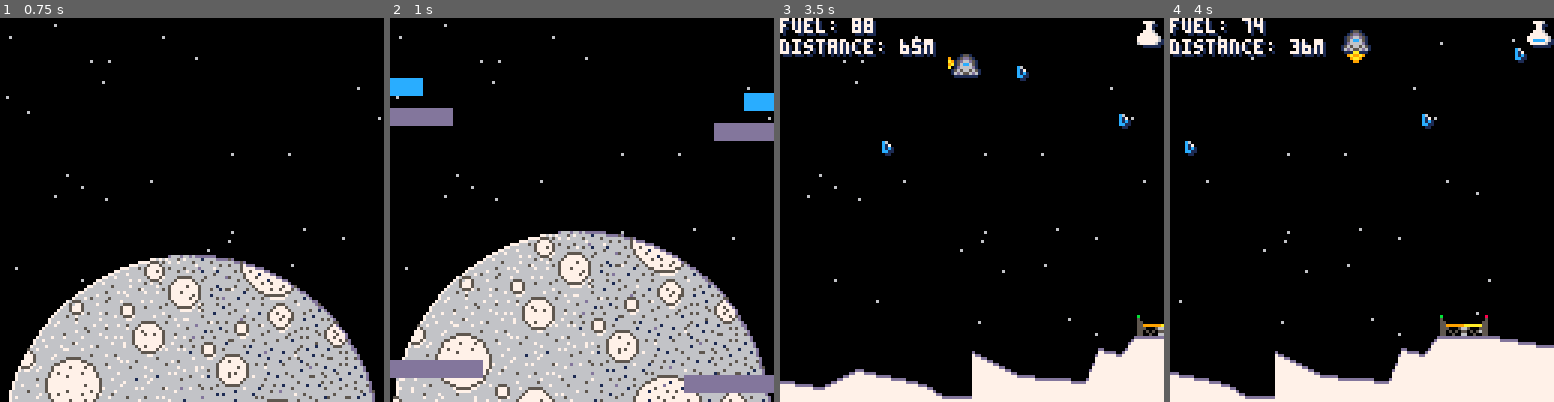
Above: before the commit, frames 1-4 (left to right).
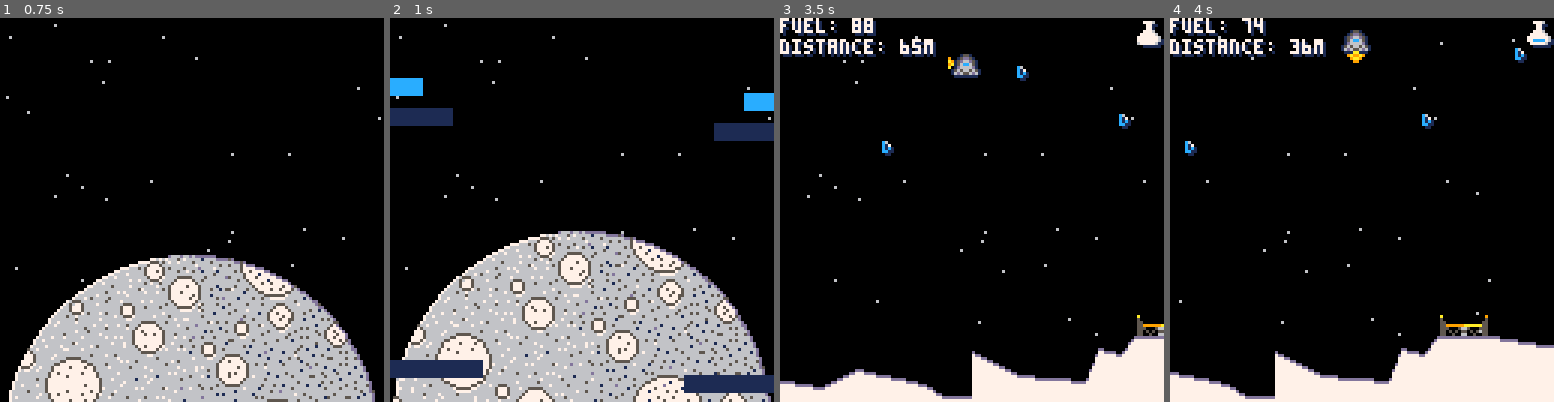
Above: after the commit, the same moments.

Repository: lewsid/moon-missions
Game: PICO-8 cartridge munlander.p8
The game is run twice, just before and just after one commit, with the same random seed, the same clock (stepped at 60 frames per second) and the same inputs.
Inputs:
- Up to frame 1 (0.75 s): no input
- Up to frame 2 (1 s): no input
- Up to frame 3 (3.5 s): tap X (X key) at 1.07, 2.07, 2.4, 2.73, 3.07, 3.4 s; hold Left 1.97-2.37 s; hold Right from 2.87 s (still down)
- Up to frame 4 (4 s): release Right at 3.53 s; hold Up from 3.58 s (still down); tap X (X key) at 3.73 s

Frame 1 is identical in both runs. In frame 2, 3.7% of the frame differs, in the area x 0-100%, y 23-98%; in frame 3, less than 0.1%; in frame 4, less than 0.1%.

Commit message:
code cleanup/doc

Diff:
--- a/munlander.p8
+++ b/munlander.p8
@@ -1,10 +1,10 @@
 pico-8 cartridge // http://www.pico-8.com
 version 27
 __lua__
--- mun lander alpha.0.81
+-- mun lander alpha.0.82
 -- by lewsidboi, 2020
 
-version="a.0.81"
+version="a.0.82"
 
 --game parameters
 start_fuel=100
@@ -14,7 +14,7 @@
 start_x=58
 start_y=10
 last_edge=0
-game="intro"
+game_state="intro"
 level=1
 collected=0
 max_x=5000
@@ -33,7 +33,7 @@
 pickups={}
 intro={moon_y=100}
 flag={sprite=2,drop_sprite=7}
-banner={intro=12,subhead=13,start,good=11,bad=8,left=0,right=128}
+banner={intro=12,subhead=1,start,good=11,bad=8,left=0,right=128}
 
 function _init()
 	init_levels()
@@ -45,14 +45,14 @@
 	--stars forever
 	foreach(stars, draw_star)
 
-	if(game!="intro") then
+	if(game_state!="intro") then
 	 draw_ship()
 		draw_pad()
 		draw_ground()
 		draw_pickups()
 	end
 
-	draw_ui()
+	draw_start()
 end
 
 function _update()
@@ -62,16 +62,16 @@
 
 	init_stars()
 
-	if(game=="intro") then
+	if(game_state=="intro") then
 		if(btn(❎)) then
-			game="levelintro"
+			game_state="levelintro"
 			init_ship(start_x,start_y,0,.2)
 			init_pad()
 			init_ground()
 			init_pickups()
 			collected=0
 		end
-	elseif(game=="started") then
+	elseif(game_state=="started") then
 		if(ship.on_screen) then
 			init_ground()
 		end
@@ -84,6 +84,7 @@
 -->8
 --inits
 
+--level config
 function init_levels()
 	levels[1]=
 	{
@@ -101,6 +102,7 @@
 	}
 end
 
+--set up the landing pad
 function init_pad()
 	pad=
 	{
@@ -113,6 +115,7 @@
 	}
 end
 
+--generate pickups for our level
 function init_pickups()
 	if(levels[level].pickups>0) then
 		--set the base x position
@@ -135,7 +138,10 @@
 	end
 end
 
+--set up our ship with some
+--basic settings
 function init_ship()
+
 	--up_sprite: 3 = off, 4 = on, 5 = on-alt
 	--left_sprite: 19 = off, 20 = on, 21 = on-alt
 	--right_sprite: 19 = off, 22 = on, 23 = on-alt
@@ -162,6 +168,7 @@
 	return ship
 end
 
+--procedurally generate terrain
 function init_ground()
 	distance=128
 	distance+=cam.x+128
@@ -175,18 +182,19 @@
 		end
 
 		--check for the pad
+		--and draw around it
 		if(new_edge>=pad.x and
-		 new_edge<=pad.x+levels[level].jag_rate) then
-	 	new_edge=pad.x
-	 	new_top=pad.y+pad.height
-	 	add(ground_lines,{x=pad.x-1,
+			new_edge<=pad.x+levels[level].jag_rate) then
+	 		new_edge=pad.x
+	 		new_top=pad.y+pad.height
+	 		add(ground_lines,{x=pad.x-1,
 				y=new_top })
 			add(ground_lines,
 				{x=pad.x+pad.width,
 				y=new_top })
 			last_edge=pad.x+pad.height
-	 else
-	 	--go nuts
+	 	else
+	 		--go nuts
 			add(ground_lines,{x=new_edge,
 				y=new_top })
 			last_edge=new_edge
@@ -194,6 +202,8 @@
 	end
 end
 
+--initialize stars, two screens
+--worth at a time
 function init_stars()
 	screen=flr(cam.x/128)
 
@@ -214,6 +224,8 @@
 -->8
 --updates
 
+--update ship trajectory based
+--on user input
 function control_ship()
 	ship.speed=flr((ship.dy*100)/5)
 
@@ -265,48 +277,52 @@
 	end
 end
 
+--detect if ship has collided
+--with/collected a pickup
 function detect_pickup()
 	for i=1,#pickups do
-	 if(pickups[i].is_active) then
+		if(pickups[i].is_active) then
 			if(collide(ship,pickups[i])) then
-		 	collected+=1
-		 	pickups[i].is_active=false
-		 	sfx(3)
-		 end
-		end
-	end
-end
-
+			 	collected+=1
+			 	pickups[i].is_active=false
+			 	sfx(3)
+			end
+		end
+	end
+end
+
+--update ship position
 function move_ship()
-	--if the ship is above ground,
-	--move it
+	--if ship is above ground
+	--and not on the pad, move it
 	if(above_ground() and not
 	 on_pad()) then
 	 ship.x+=ship.dx
 		ship.dy+=gravity
 		ship.y+=ship.dy
 	else
-		--we are coming in too hot
 		if(ship.speed>10
 			and ship.alive==1) then
+			--we are coming in too hot
 			ship.alive=0
 			ship.sprite=18
 			reset_thrust()
 			sfx(1)
-			game="over-bad"
+			game_state="over-bad"
 		elseif(ship.alive==1
-			and game=="started"
+			and game_state=="started"
 			and on_pad()) then
+			--ship landed smoothly on the pad
 			reset_thrust()
 			sfx(2)
-			game="over-good"
+			game_state="over-good"
 		elseif(ship.alive==1
 			and game=="started"
 			and not on_pad()) then
 			--we landed, but not on the pad
 			reset_thrust()
 			sfx(2)
-			game="over-bad"
+			game_state="over-bad"
 		end
 	end
 
@@ -320,12 +336,15 @@
 	end
 end
 
+--reset ship thrust to off state
 function reset_thrust()
 	ship.left_sprite=19
 	ship.right_sprite=19
 	ship.up_sprite=3
 end
 
+--true if ship is above ground
+--false otherwise
 function above_ground()
 	if(ship.x<cam.x or
 	 ship.x>cam.x+128) then
@@ -349,6 +368,8 @@
 	return true
 end
 
+--true if ship is on landing pad,
+--false otherwise
 function on_pad()
 	if(ship.x>=pad.x and
 		ship.x<=pad.x+pad.width
@@ -361,26 +382,29 @@
 -->8
 --draws
 
-function draw_ui()
-	if(game=="intro") then
+--handle initial draw state
+function draw_start()
+	if(game_state=="intro") then
 		draw_intro()
-	elseif(game=="levelintro") then
+	elseif(game_state=="levelintro") then
 		cls(1)
 		draw_banner(banner.intro,
 			"level "..level,48,5)
 		start_timer()
 
 		if(get_seconds()==2) then
-			game="started"
+			game_state="started"
 		end
 	else
 		draw_game()
 	end
 end
 
+--draw game intro
 function draw_intro()
 	spr(64,0,intro.moon_y,16,9)
 
+ 	--animate moon
 	if(intro.moon_y>70) then
  		intro.moon_y-=1
 	else
@@ -395,6 +419,7 @@
 	end
 end
 
+--draw in-progress game stuff
 function draw_game()
 	--status
 	print("fuel: "..ship.fuel,
@@ -407,7 +432,7 @@
 		cam.x,7,7)
 
 	--data icon
- percent=collected/#pickups*100
+ 	percent=collected/#pickups*100
 	step=0
 	if(percent==100) then
 		step=3
@@ -421,19 +446,25 @@
 	spr(49+step,cam.x+119,1)
 
 	--handle endgame state
-	if(game=="over-good") then
+	draw_end()
+end
+
+--draw end game state
+function draw_end()
+	if(game_state=="over-good") then
  		draw_banner(banner.good,
 			"mission accomplished",25)
-	elseif(game=="over-bad" or
-		game=="over-okay") then
+	elseif(game_state=="over-bad" or
+		game_state=="over-okay") then
 		draw_banner(banner.bad,
 			"mission failed",35)
-	elseif(game=="intro") then
+	elseif(game_state=="intro") then
  		draw_banner(banner.intro,
 			"mun lander",35)
-	end
-end
-
+ 	end
+end
+
+--draw our wee spaceship
 function draw_ship()
 	--ship crashed, burn
 	if(ship.alive==0) then
@@ -459,15 +490,16 @@
 	spr(ship.right_sprite,ship.x+2,ship.y)
 
 	--raise flag
-	if(game=="over-good") then
+	if(game_state=="over-good") then
 		spr(flag.drop_sprite,ship.x+2,ship.y-7)
 		spr(flag.drop_sprite,ship.x+4,ship.y-7)
 		spr(flag.sprite,ship.x+3,ship.y-7)
 	end
 end
 
+--twinkle twinkle
 function draw_star(star)
- --only draw stars on screen
+ 	--only draw stars on screen
 	if(star.x>=cam.x and
 		star.x<= cam.x+128) then
 		--check for terrain and draw
@@ -478,10 +510,12 @@
 	end
 end
 
+--draw data pickups
 function draw_pickups()
 	if(#pickups>0) then
 		for i=1,#pickups do
-		 if(pickups[i].is_active) then
+			if(pickups[i].is_active) then
+				--animate trace effect
 				if(global.frames%2==0) then
 					pickups[i].frame+=1
 					if(pickups[i].frame == pickups[i].frames) then
@@ -490,12 +524,14 @@
 					end
 				end
 
-				spr(pickups[i].sprite+pickups[i].frame-1,pickups[i].x,pickups[i].y)
+				spr(pickups[i].sprite+pickups[i].frame-1,
+					pickups[i].x,pickups[i].y)
 			end
 		end
 	end
 end
 
+--draw the moonscape
 function draw_ground()
 	for i=1,#ground_lines-1 do
 		if(ground_lines[i+1].x>=flr(cam.x)-10
@@ -531,6 +567,7 @@
 	line(0,127,cam.x+127,127,7)
 end
 
+--draw landing pad
 function draw_pad()
 	if(flr(global.frames/8)%2==0) then
 		spr(pad.sprite,
@@ -541,7 +578,8 @@
 	end
 end
 
-function draw_banner(which,message,offset_x,offset_y)
+--animate banner message
+function draw_banner(color,message,offset_x,offset_y)
 	if(offset_y==nil) offset_y=0
 
 	if(banner.left<128) then
@@ -553,9 +591,9 @@
  	end
 
 	rectfill(cam.x,50+offset_y,
-		cam.x+banner.left,55+offset_y,which)
+		cam.x+banner.left,55+offset_y,color)
  	rectfill(cam.x+128,55+offset_y,
-		cam.x+banner.right,60+offset_y,which)
+		cam.x+banner.right,60+offset_y,color)
 
 	if(banner.left>=128) then
 		print(message,cam.x+offset_x+1,
@@ -569,14 +607,18 @@
 
 timer={start=0,seconds=0}
 
+--reset timer to zero
 function reset_timer()
 	timer.start=0
 end
 
+--start the clock
 function start_timer()
  if(timer.start==0) timer.start=global.seconds
 end
 
+--get the elapsed number of
+--seconds since timer start
 function get_seconds()
 	timer.seconds=global.seconds-timer.start
 	return timer.seconds
@@ -588,6 +630,8 @@
   and min(min1,max1)<max(min2,max2)
 end
 
+--return true if object1 has
+--collided with object2
 function collide(object1,object2)
 	return intersect(object1.x,
 		object1.x+object1.width,
@@ -606,7 +650,7 @@
 00000000565665651d10000000000000000000000000000011111111010000000000000000000000000000000000000000000000000000000000000000000000
 000000006d6556d61d10000000000000000000000000000011111111010000000000000000000000000000000000000000000000000000000000000000000000
 00000000000000000000000000000000000000000000000000000000000000000000000000000000000000000000000000000000000000000000000000000000
-00000000000a00000000000000000000000000000000000000000000000000000000000000000000b00000000000000800000000000000000000000000000000
+00000000000a0000000000000000000000000000000000000000000000000000900000000000000aa00000000000000900000000000000000000000000000000
 0000000000a95000000a50000000000090000000a0000000000000090000000a5000000000000005500000000000000500000000000000000000000000000000
 00000000009a650000a9650000000000a90000009a0000000000009a000000a95500000000000055550000000000005500000000000000000000000000000000
 000000000566d6000566d600000000009a000000a9000000000000a90000009a55aaaaaa9999995555999999aaaaaa5500000000000000000000000000000000
